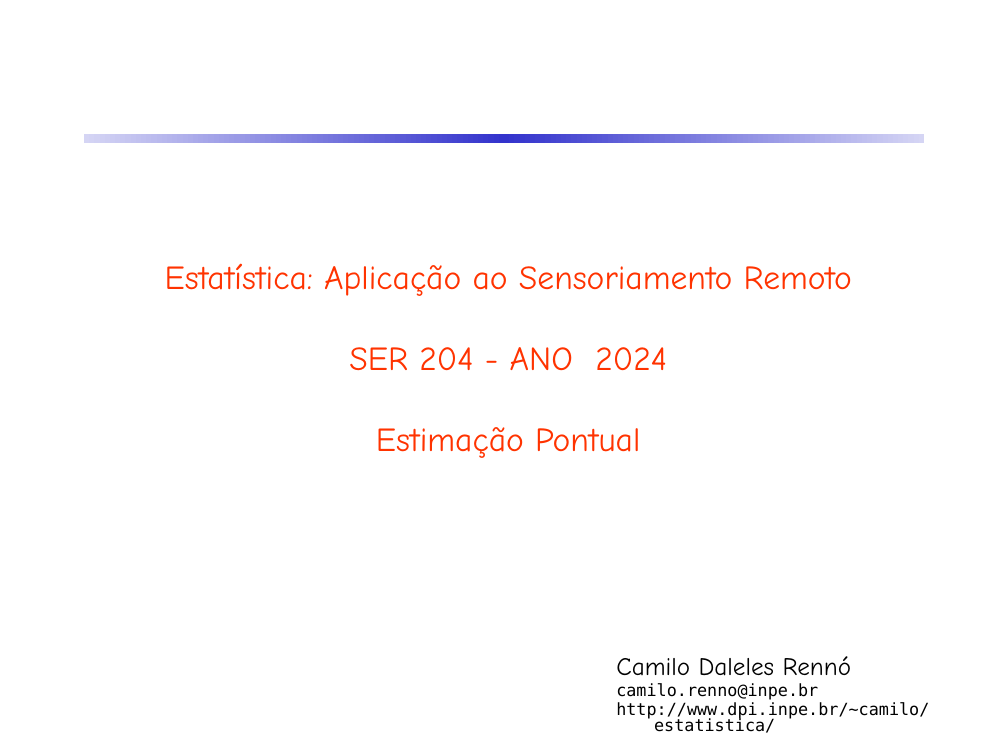
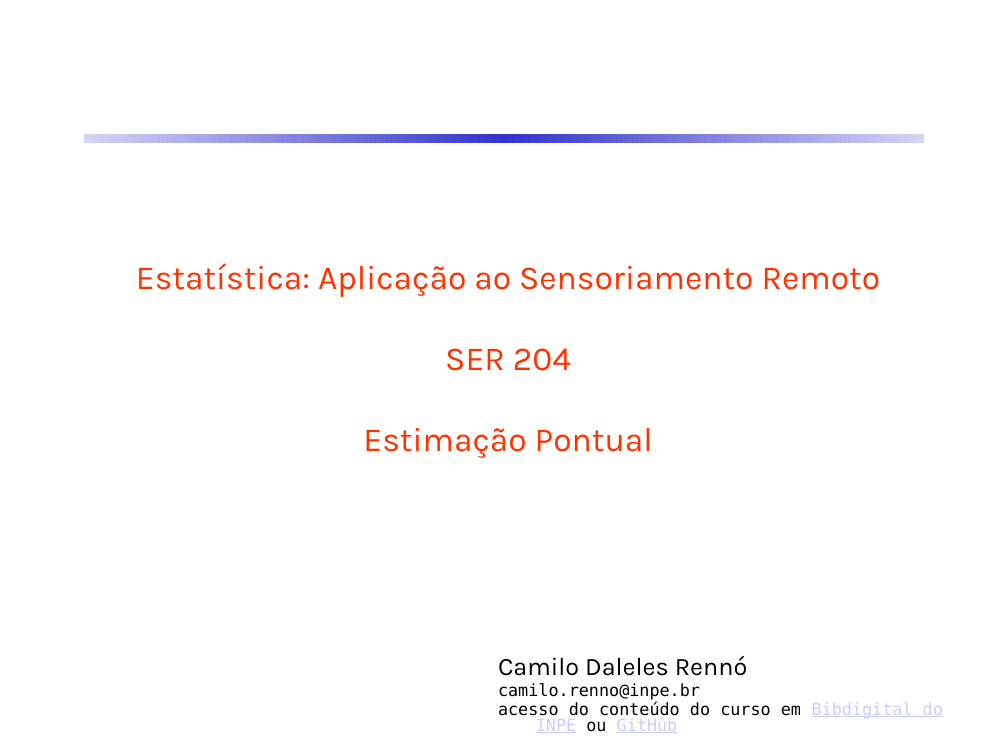
Before and after one commit to CDRenno/Estatistica, a slide deck: slide 1 of ppt/05InfEstat_EstimPontual.pptx. Drawn at 1008x756 pixels with LibreOffice and Linux fonts; fonts in the diff are those of the drawing. Boxes give left, top, right and bottom in pixels: in the first picture for what was removed or moved away, otherwise in the second. Text is boxed around its words. In the diff, an @@ line names an element or a change of style, - is before the commit and + after.

```diff
--- a/ppt/05InfEstat_EstimPontual.pptx
+++ b/ppt/05InfEstat_EstimPontual.pptx
@@ title at bbox=[136, 263, 881, 458]: text changed; font Comic Neue to Karla @@
-Estatística: Aplicação ao Sensoriamento Remoto
-SER 204 - ANO 2024
-Estimação Pontual
+Estatística: Aplicação ao Sensoriamento Remoto
+SER 204
+Estimação Pontual
@@ text "Camilo Daleles Rennó": place and size @@
-text "Camilo Daleles Rennó" at bbox=[616, 656, 929, 733]
+text "Camilo Daleles Rennó" at bbox=[498, 656, 943, 733]
@@ text at bbox=[498, 656, 748, 676]: font Comic Neue to Karla in "Camilo Daleles Rennó" @@
@@ text at bbox=[498, 702, 943, 733]: text changed @@
-http://www.dpi.inpe.br/~camilo/estatistica/
+acesso do conteúdo do curso em Bibdigital do INPE ou GitHub
```
Also in this commit, not shown: 51 other slides changed, 5 other files.
